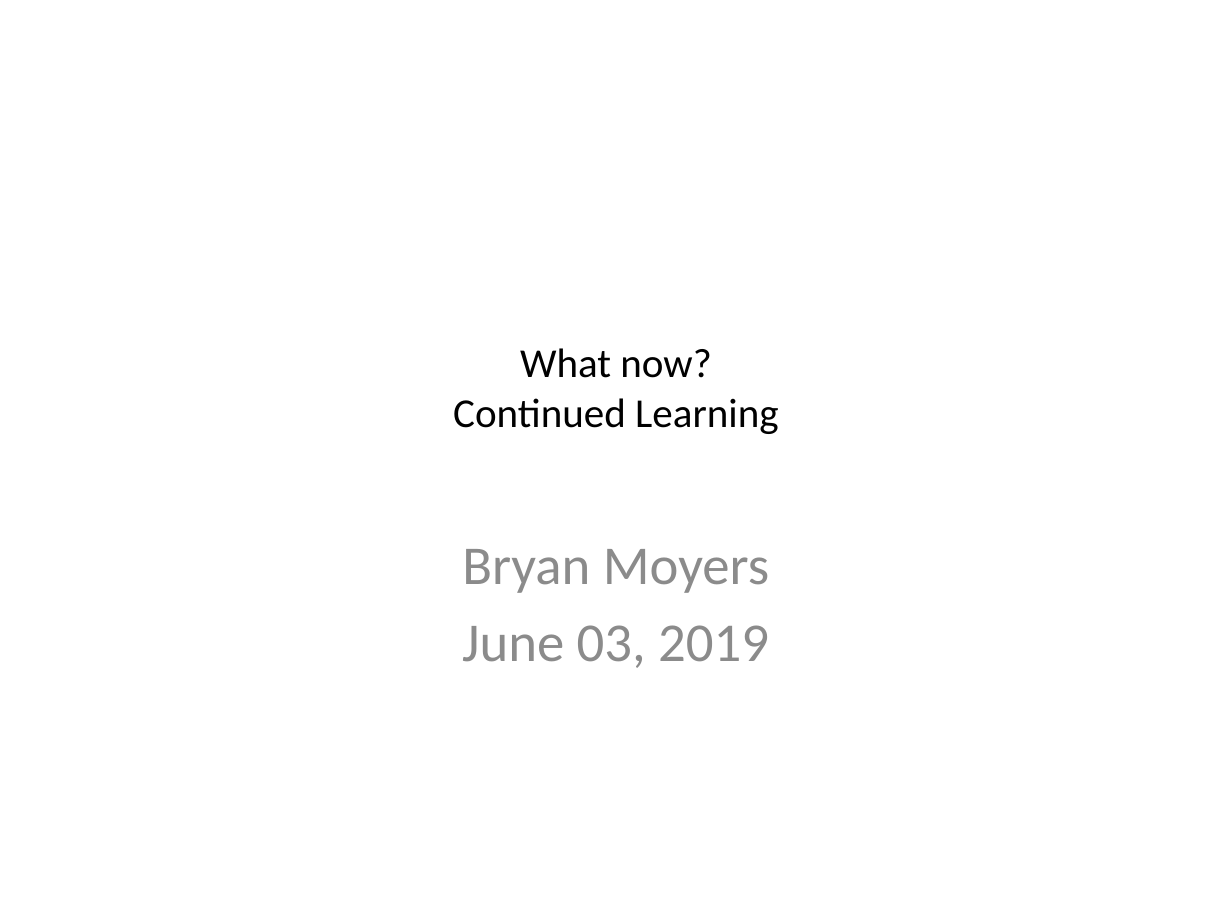
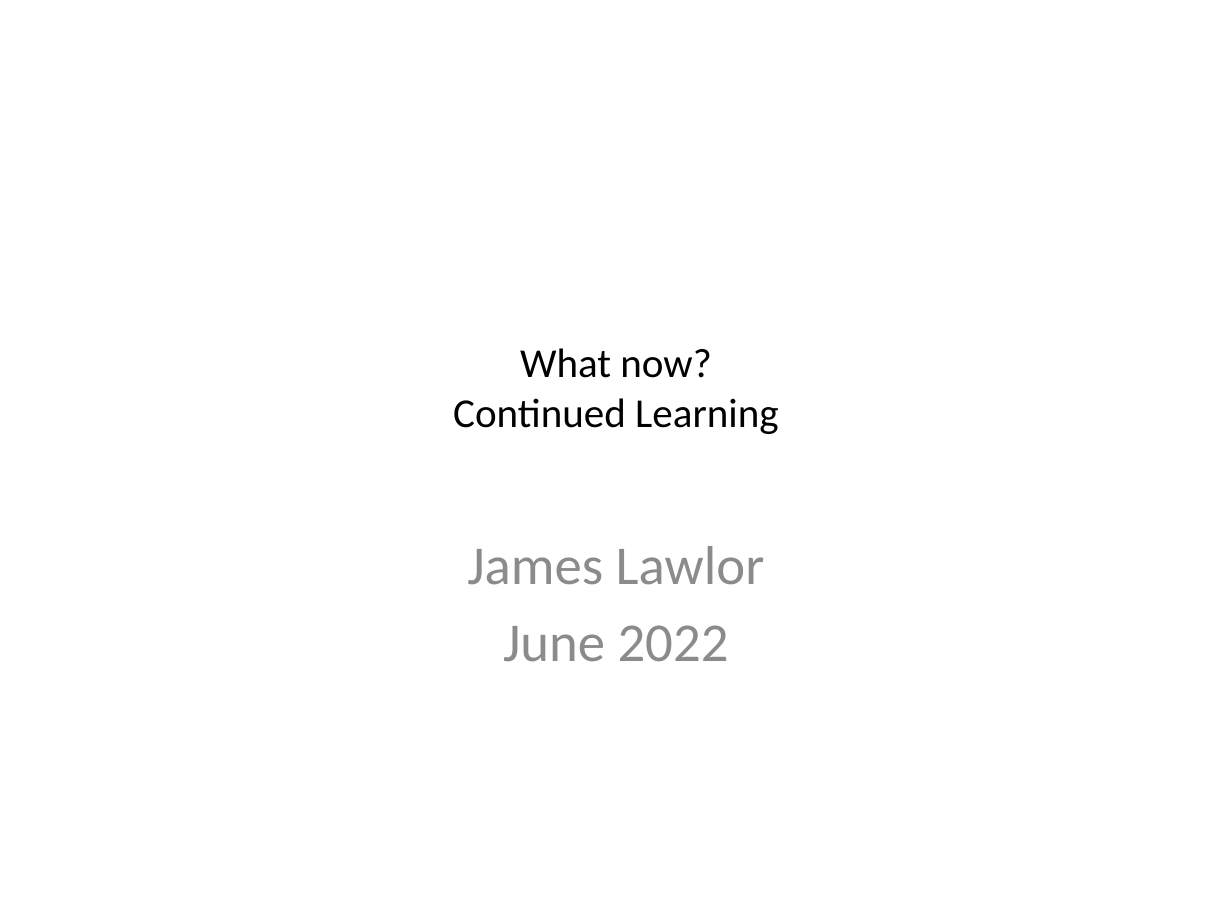
Before and after one commit to james-lawlor/james-lawlor.github.io, a slide deck: slide 1 of biotrain-2022/What-Now-Continued-Learning.pptx. Drawn at 1232x924 pixels with LibreOffice and Linux fonts; fonts in the diff are those of the drawing; background and template pictures are left out. Boxes give left, top, right and bottom in pixels: in the first picture for what was removed or moved away, otherwise in the second. Text is boxed around its words. In the diff, an @@ line names an element or a change of style, - is before the commit and + after.

Commit message:
Update Slide Links

```diff
--- a/biotrain-2022/What-Now-Continued-Learning.pptx
+++ b/biotrain-2022/What-Now-Continued-Learning.pptx
@@ subtitle at box(467, 546, 765, 662): text changed @@
-Bryan Moyers
-June 03, 2019
+James Lawlor
+June 2022
```
Also in this commit, not shown: 9 other files.
